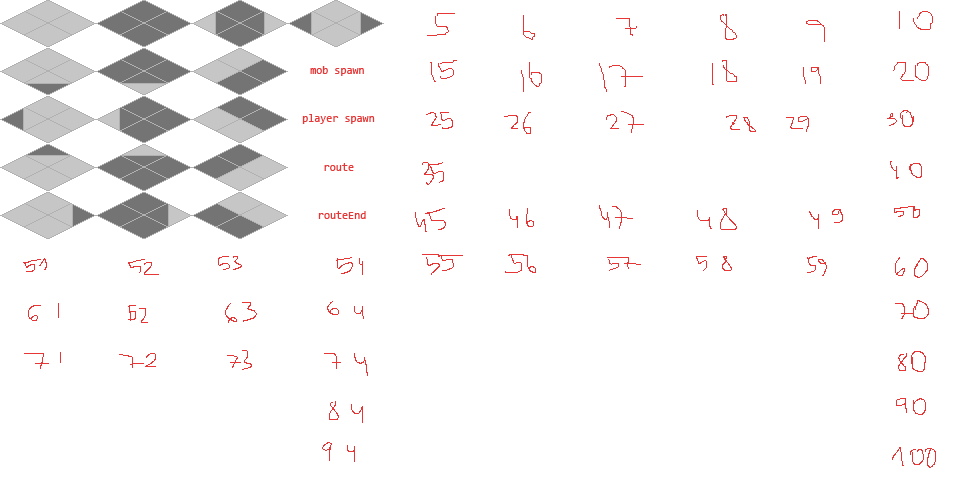
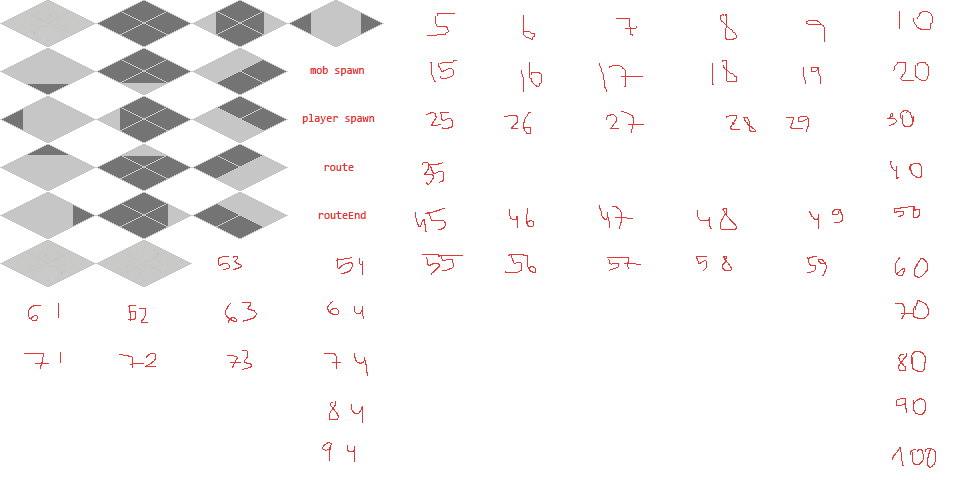
Before/after of a 960x480 layered artwork. What changed in the layer stack:
added layer "frame all" above "42" over <box>0,0,384,287</box>
added group "52" with 3 layers above "51" over <box>96,240,192,287</box>
added layer "frame" (16th of 18, in "52") in group "52" over <box>96,240,192,287</box>
added layer "texture" (1st of 2, in "52") (overlay, 15%) in group "52" over <box>98,241,190,286</box>
added layer "material" (16th of 18, in "52") in group "52" over <box>98,241,190,286</box>
added group "51" with 3 layers above "1" over <box>0,240,96,287</box>
added layer "frame" (17th of 18, in "51") in group "51" over <box>0,240,96,287</box>
added layer "texture" (2nd of 2, in "51") (overlay, 15%) in group "51" over <box>2,241,94,286</box>
added layer "material" (17th of 18, in "51") in group "51" over <box>2,241,94,286</box>
added layer "Слой 2" (overlay, 15%) in group "1" over <box>2,1,94,46</box>
